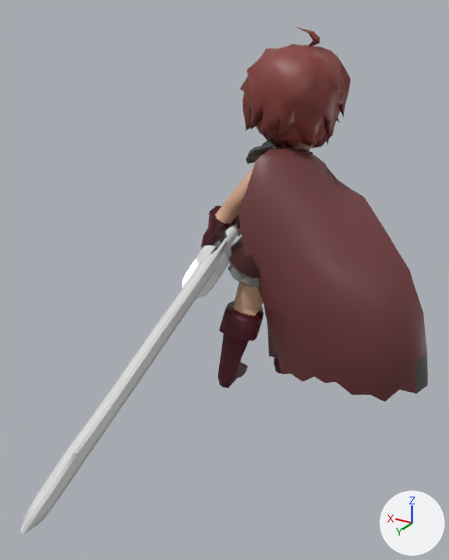
One commit to the glTF model art_assets/characters/Nova/nova.glb: the scene before it, then after it.
Camera for both pictures: a 50 mm camera at (-0.0238, 0.0509, 0.0339) aimed at (-0.001, 0.0128, 0.0149). Lighting does not change. The marker at lower right points along +X, +Y and +Z. The older version comes first. Vertices at exactly the same position are counted once.

The first picture shows 'nova_rig:body', 'nova_rig:jacket', 'nova_rig:sword' and 1 more.
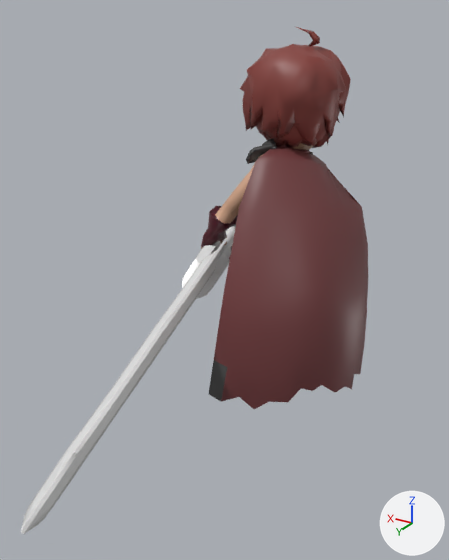
The edits, one by one:
me_nova_rig_jacket is used by ob_nova_rig_jacket; location (0.0, 0.0, 0.0).
me_nova_rig_jacket had 226 vertices, 448 faces and spanned x -0.0145..0.0029, y -0.0045..0.0055, z 0.0013..0.0229.
me_nova_rig_jacket now has 226 vertices, 448 faces and spans x -0.0085..0.0029, y -0.0045..0.0097, z 0.0008..0.0229.
me_nova_rig_jacket part 1: 156 of 226 vertices moved; they spanned x -0.0145..0.0023, y -0.0023..0.0055, z 0.0013..0.0187 and now span x -0.0085..0.0028, y -0.0033..0.0097, z 0.0008..0.0185; mean shift (0.0014, 0.0013, -0.0002); largest move (0.0016, -0.0005, 0.002) -> (0.0028, 0.0094, 0.0012).
Other edits to the shape of me_nova_rig_jacket do not show in these pictures.

Changed parts and their boxes [x1, y1, x2, y2] in the pictures (449 x 560 px; the box of a moved part takes in the faces that stretch with it):
'nova_rig:jacket', reshaped (16% narrower)
    before: [238, 144, 428, 402]
    after: [209, 144, 368, 409]
part 1 of me_nova_rig_jacket, moved or reshaped
    before: [238, 159, 428, 402]
    after: [209, 159, 368, 409]
